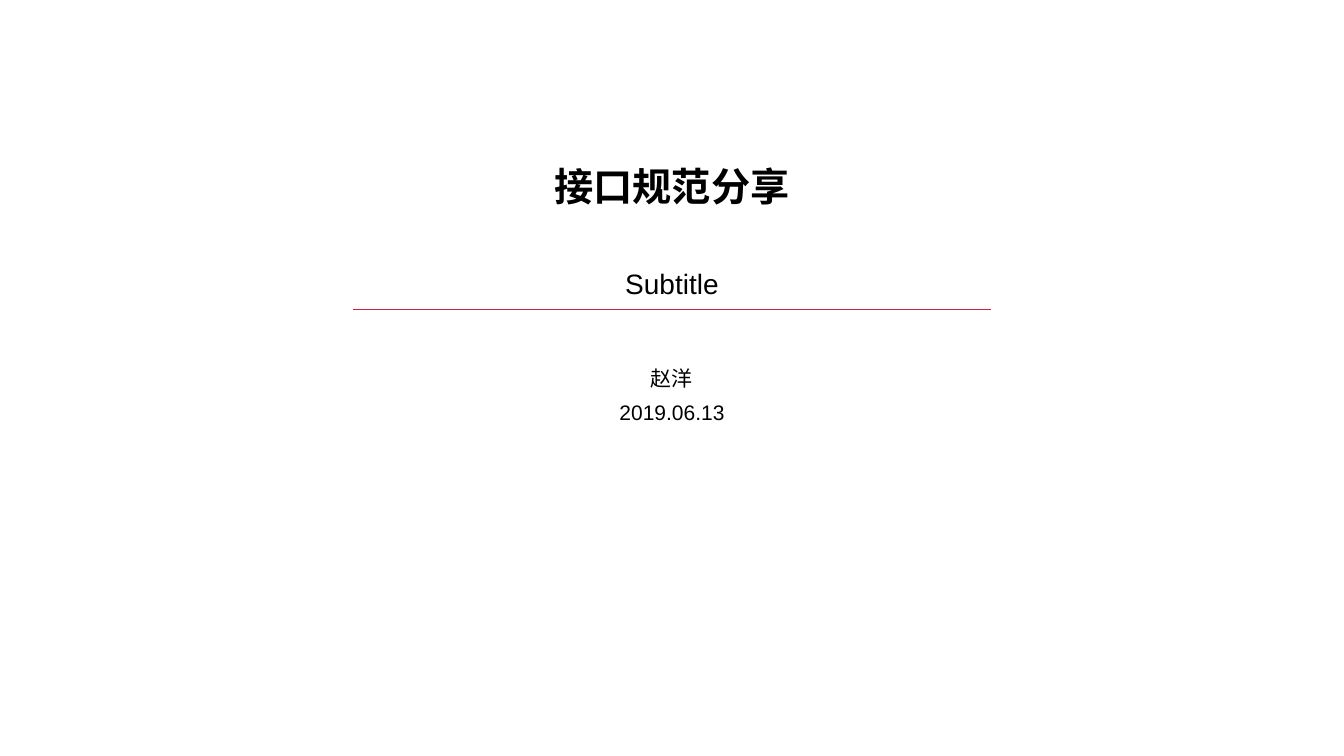
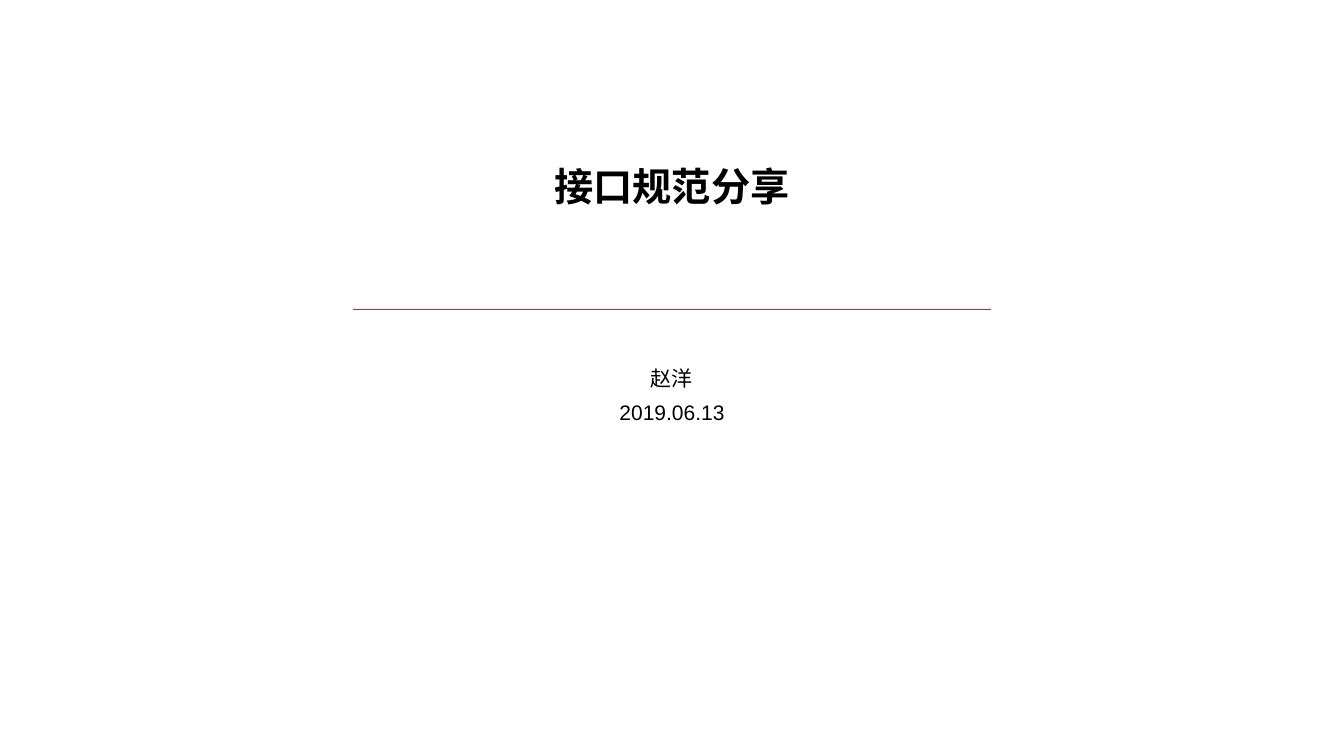
Before and after one commit to zyhahaha/note, a slide deck: slide 1 of share/草稿/分享.pptx. Drawn at 1344x756 pixels with LibreOffice and Linux fonts; fonts in the diff are those of the drawing; background and template pictures are left out. Boxes give left, top, right and bottom in pixels: in the first picture for what was removed or moved away, otherwise in the second. Text is boxed around its words. In the diff, an @@ line names an element or a change of style, - is before the commit and + after.

```diff
--- a/share/草稿/分享.pptx
+++ b/share/草稿/分享.pptx
@@ subtitle removed at (625,273,718,295) @@
-Subtitle
```
Also in this commit, not shown: 3 other slides changed, 2 slides added, 1 slide removed, 5 other files.
